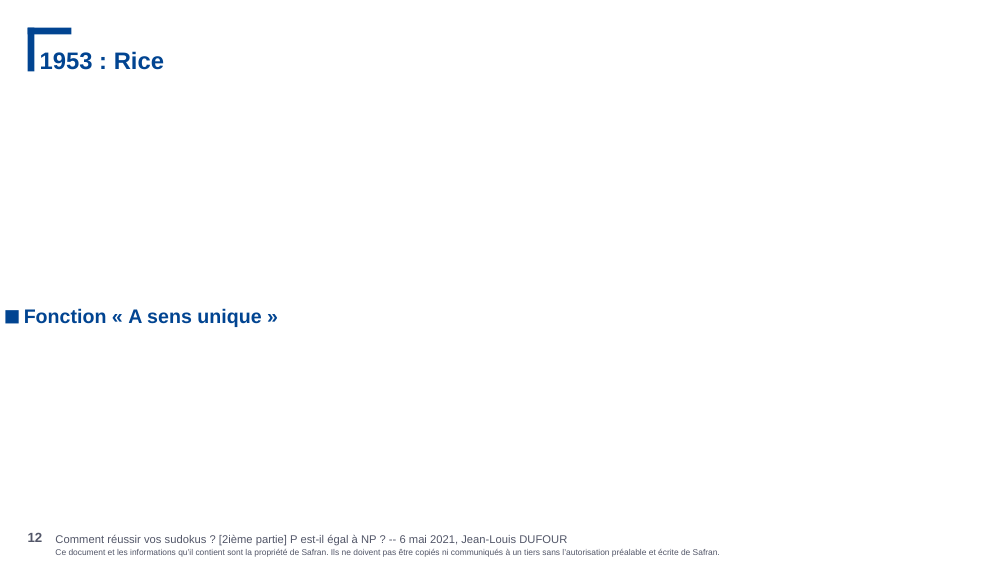
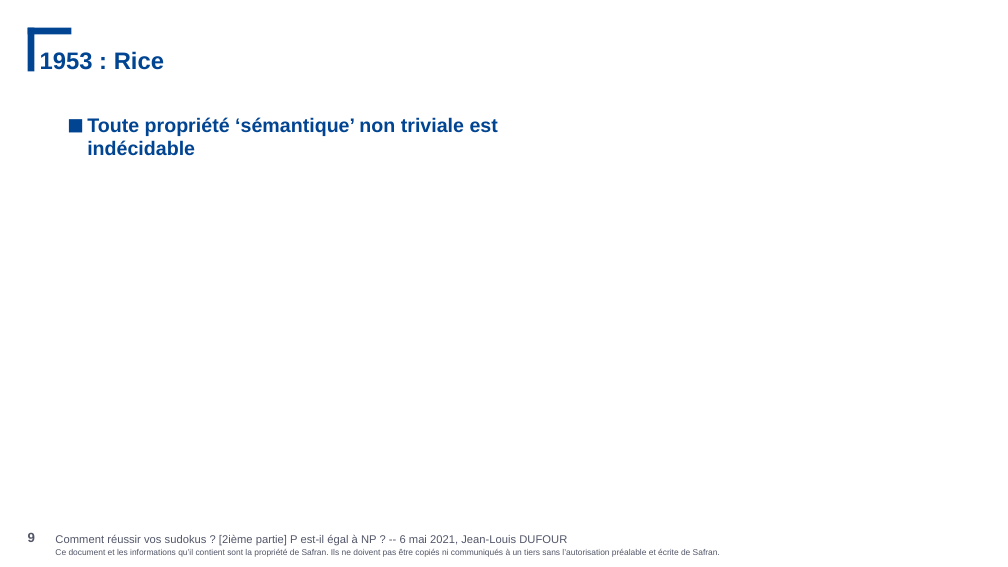
Before and after one commit to JeanLouisDufour/cours_comp, a slide deck: slide 9 of decidability.pptx (slide 12 before the commit). Drawn at 1008x567 pixels with LibreOffice and Linux fonts; fonts in the diff are those of the drawing; background and template pictures are left out. Boxes give left, top, right and bottom in pixels: in the first picture for what was removed or moved away, otherwise in the second. Text is boxed around its words. In the diff, an @@ line names an element or a change of style, - is before the commit and + after.

```diff
--- a/decidability.pptx
+++ b/decidability.pptx
@@ text added at bbox=[87, 117, 498, 156], 14 pt, text #014491, bold @@
+■ Toute propriété ‘sémantique’ non triviale est indécidable
@@ text removed at bbox=[24, 308, 261, 327] @@
-■ Fonction « A sens unique »
@@ page number at bbox=[28, 533, 35, 542]: text changed @@
-12
+9
```
Also in this commit, not shown: 11 other slides changed, 1 other file.
